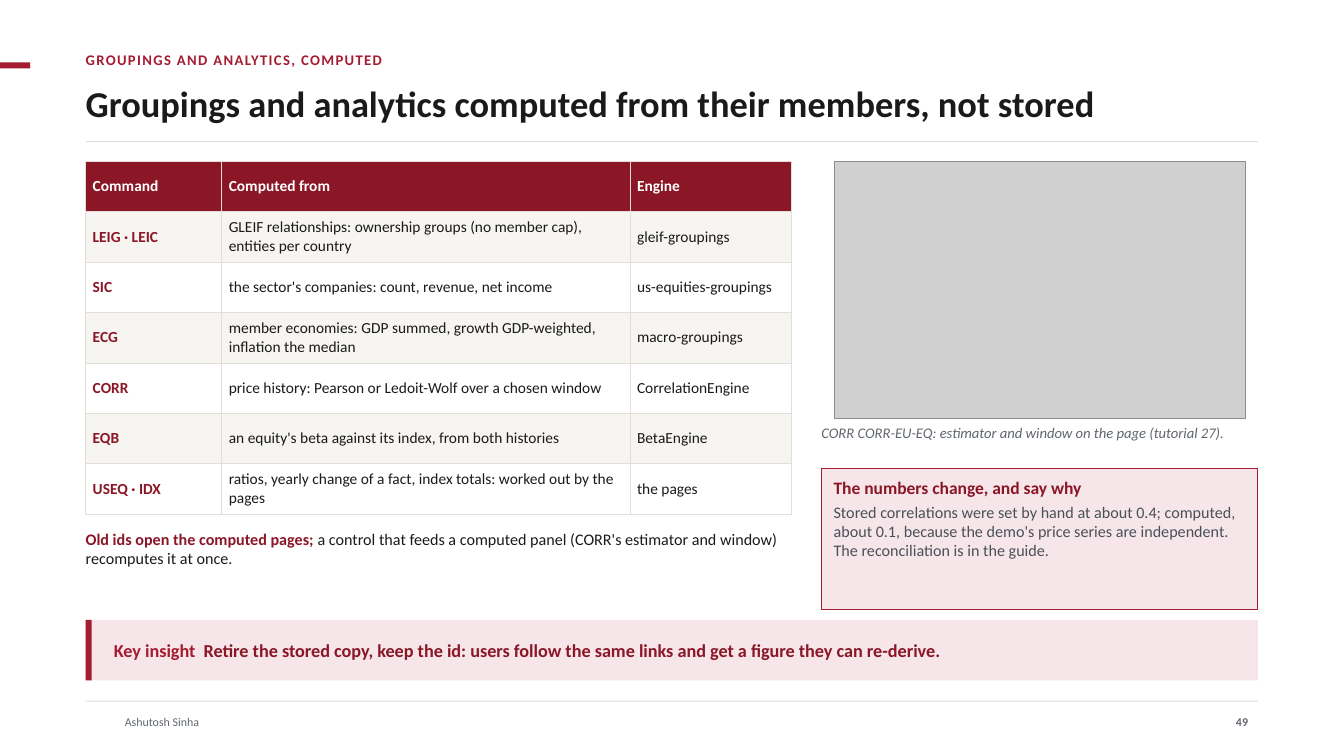
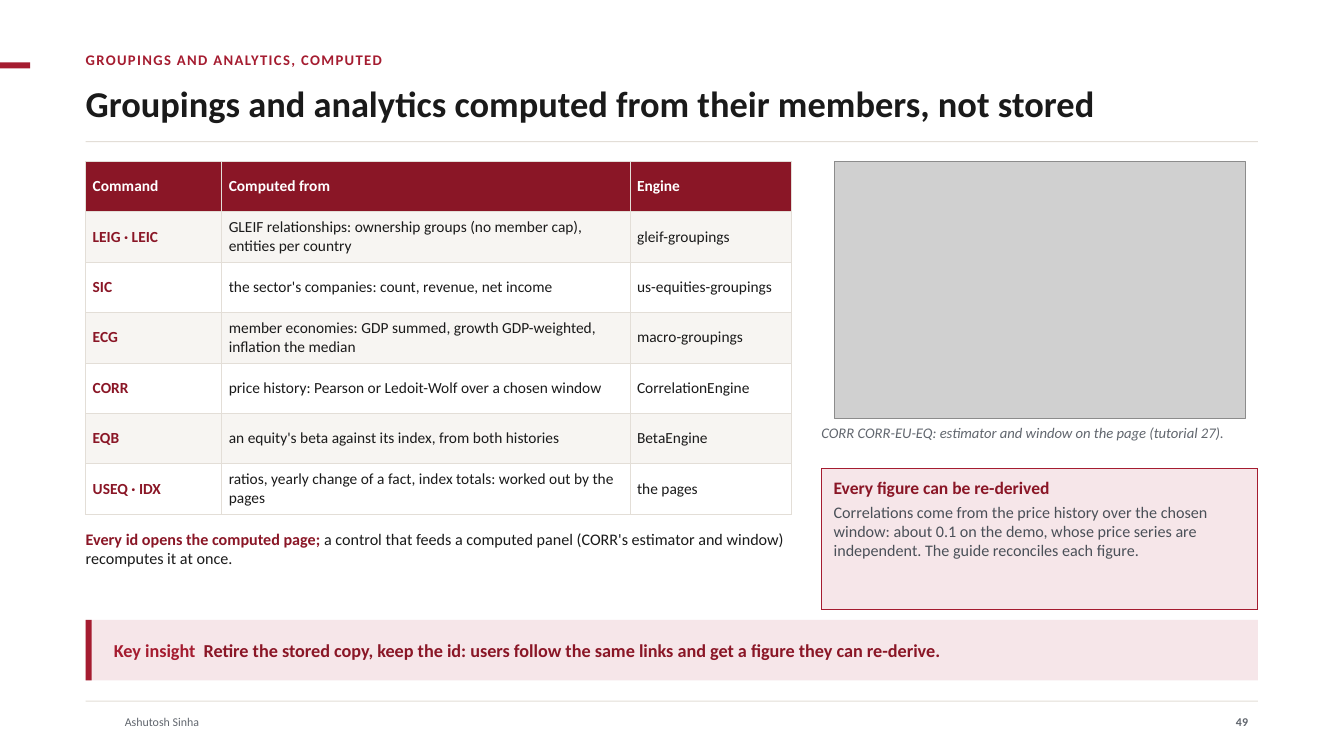
Before and after one commit to ajsinha/drishti, a slide deck: slide 49 of docs/publications/Drishti-Design-and-Evidence.pptx. Drawn at 1344x756 pixels with LibreOffice and Linux fonts; fonts in the diff are those of the drawing; grey boxes stand for pictures; background and template pictures are left out. Boxes give left, top, right and bottom in pixels: in the first picture for what was removed or moved away, otherwise in the second. Text is boxed around its words. In the diff, an @@ line names an element or a change of style, - is before the commit and + after.

```diff
--- a/docs/publications/Drishti-Design-and-Evidence.pptx
+++ b/docs/publications/Drishti-Design-and-Evidence.pptx
@@ text at [834, 481, 1208, 559]: text changed @@
-The numbers change, and say why
-Stored correlations were set by hand at about 0.4; computed, about 0.1, because the demo's price series are independent. The reconciliation is in the guide.
+Every figure can be re-derived
+Correlations come from the price history over the chosen window: about 0.1 on the demo, whose price series are independent. The guide reconciles each figure.
@@ text at [86, 533, 784, 567]: text changed @@
-Old ids open the computed pages; a control that feeds a computed panel (CORR's estimator and window) recomputes it at once.
+Every id opens the computed page; a control that feeds a computed panel (CORR's estimator and window) recomputes it at once.
```
Also in this commit, not shown: 6 other slides changed, 13 slides added, 4 slides removed, 7 other files.
